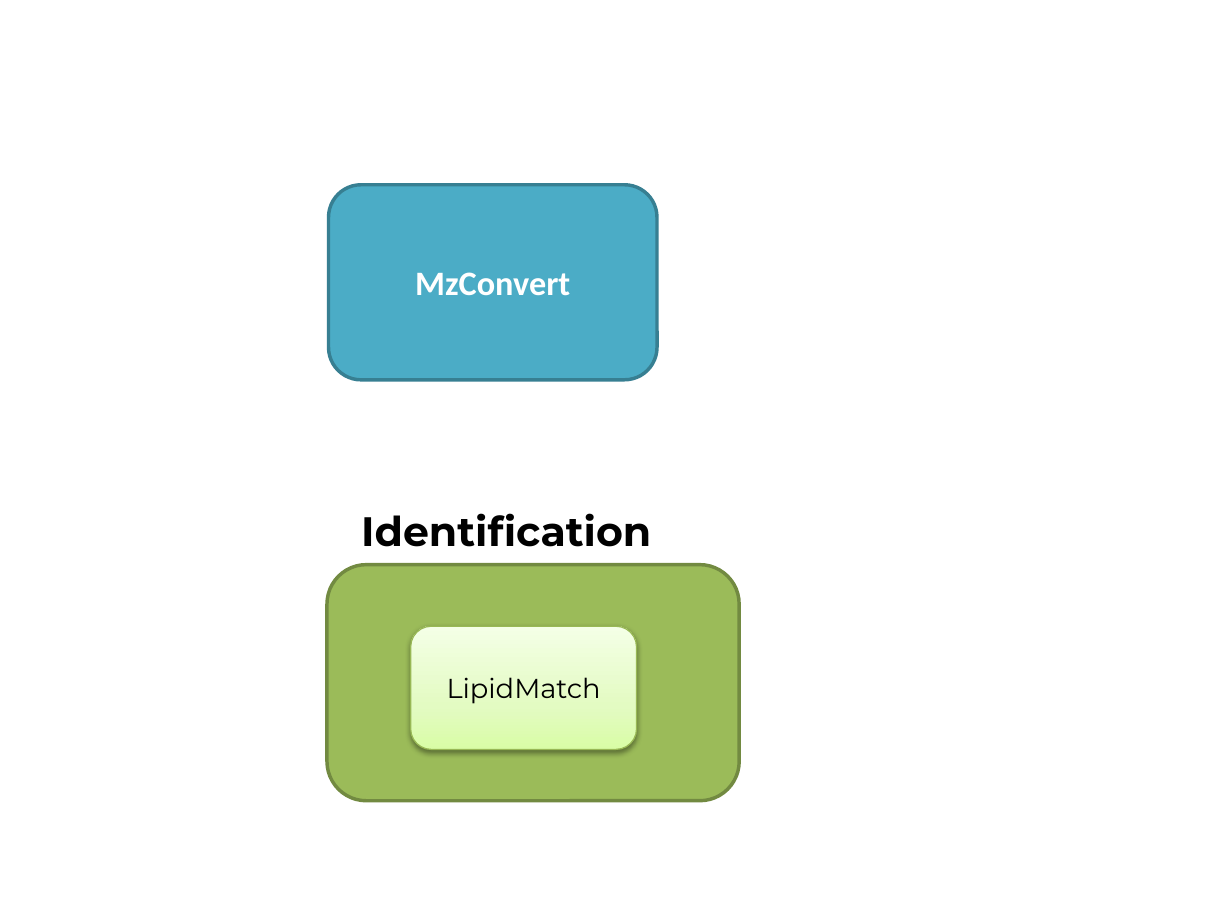
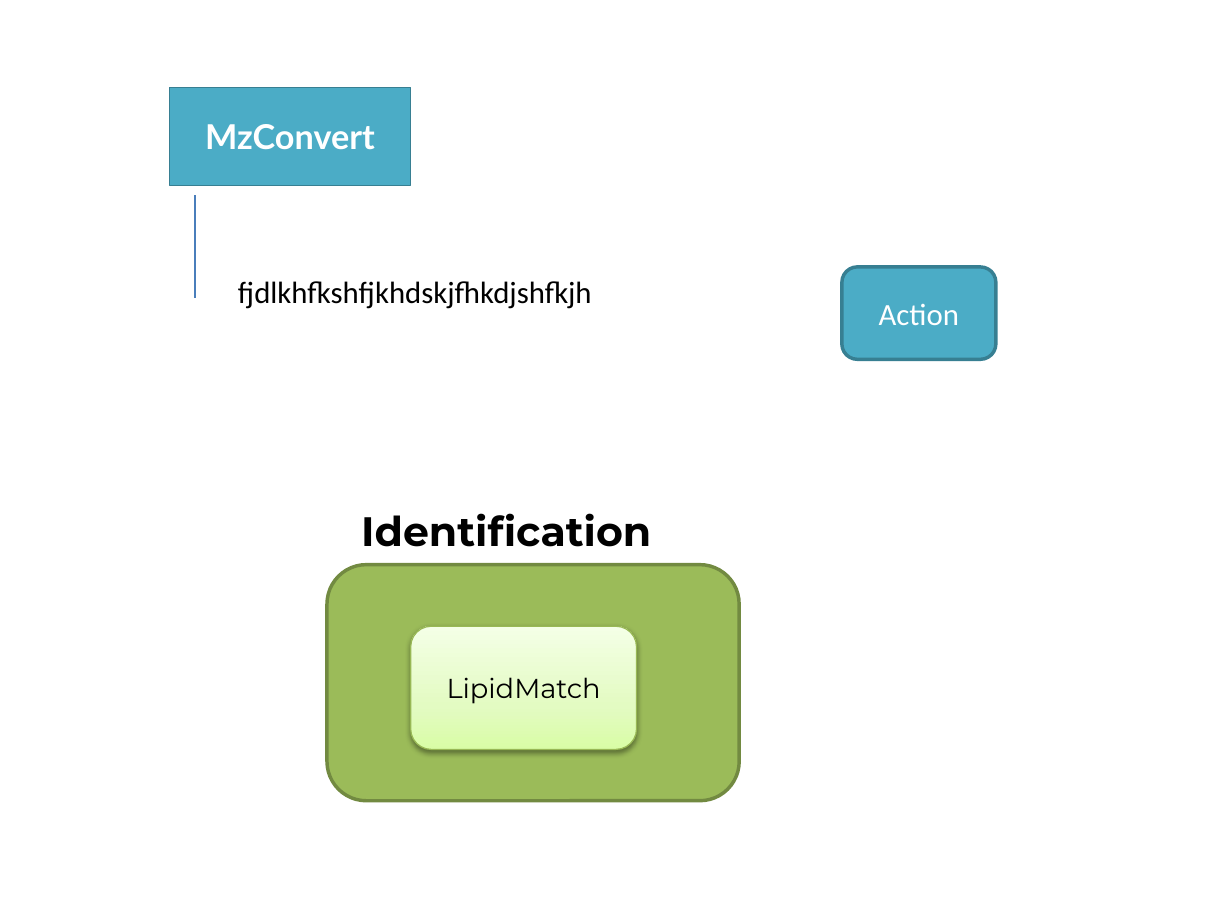
Before and after one commit to bioaster/biotracs-m-mimosa, a slide deck: slide 2 of gui/img/design/background.pptx. Drawn at 1232x924 pixels with LibreOffice and Linux fonts; fonts in the diff are those of the drawing. Boxes give left, top, right and bottom in pixels: in the first picture for what was removed or moved away, otherwise in the second. Text is boxed around its words. In the diff, an @@ line names an element or a change of style, - is before the commit and + after.

```diff
--- a/gui/img/design/background.pptx
+++ b/gui/img/design/background.pptx
@@ rounded rectangle "MzConvert": place and size @@
-rounded rectangle "MzConvert" at [329, 185, 658, 379]
+rounded rectangle "MzConvert" at [169, 87, 410, 185]
@@ rounded rectangle "MzConvert" at [169, 87, 410, 185]: font Calibri to Lato; outline #377F92 2 pt to #377F92 0.25 pt; proportions changed @@
@@ line added from (195, 195) to (195, 298), #4B7EBC 0.75 pt @@
@@ rounded rectangle added at [841, 267, 995, 360], fill #4BACC6, outline #377F92 2 pt, 18 pt, text #FFFFFF @@
+Action
@@ text added at [238, 281, 592, 309], 18 pt, text #000000 @@
+fjdlkhfkshfjkhdskjfhkdjshfkjh
```
Also in this commit, not shown: 2 slides added, 33 other files.
